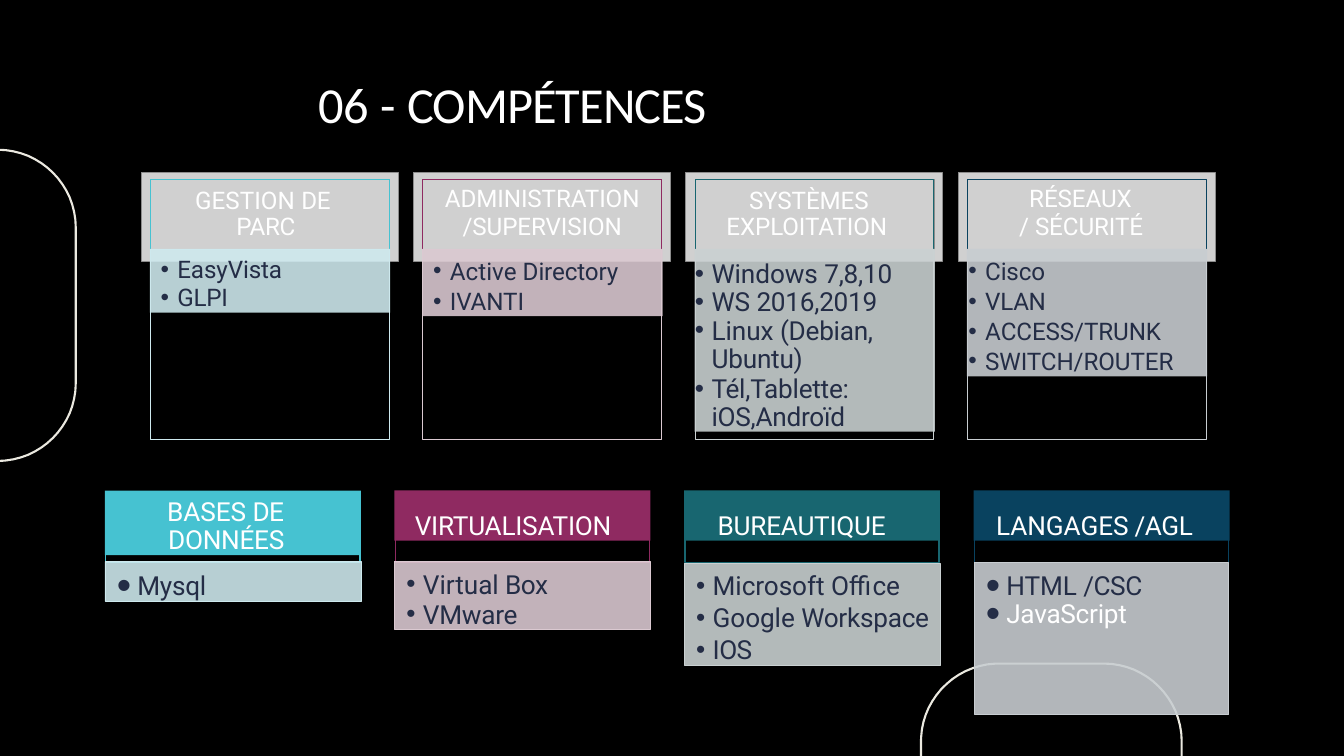
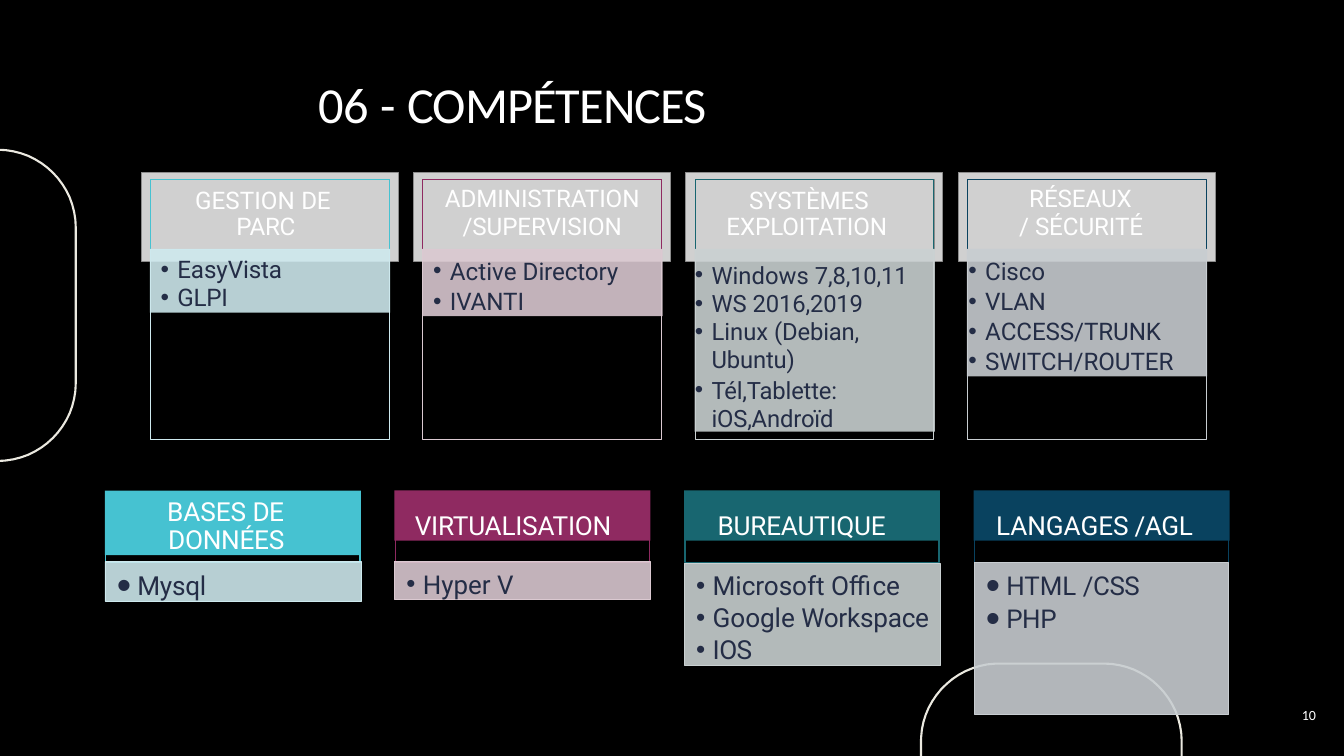
Before and after one commit to MrMblock/kizamo, a slide deck: slide 10 of src/pptx/presentation.pptx (slide 12 before the commit). Drawn at 1344x756 pixels with LibreOffice and Linux fonts; fonts in the diff are those of the drawing; grey boxes stand for pictures; background and template pictures are left out. Boxes give left, top, right and bottom in pixels: in the first picture for what was removed or moved away, otherwise in the second. Text is boxed around its words. In the diff, an @@ line names an element or a change of style, - is before the commit and + after.

```diff
--- a/src/pptx/presentation.pptx
+++ b/src/pptx/presentation.pptx
@@ text in rectangle at (x1=712, y1=266, x2=908, y2=287): text changed; size 18.7 to 17 pt @@
-• Windows 7,8,10
+• Windows 7,8,10,11
@@ text in rectangle at (x1=712, y1=295, x2=863, y2=432): size 18.7 to 17 pt in "WS 2016,2019", "Linux (Debian,", "Ubuntu)", "Tél,Tablette: iOS,Androïd" @@
@@ rectangle "Hyper V" resized from (x1=394, y1=562, x2=650, y2=629) to (x1=394, y1=562, x2=650, y2=600) @@
@@ text in rectangle at (x1=423, y1=575, x2=513, y2=600): text changed; size 18.7 to 18.5 pt @@
-• Virtual Box
-• VMware
+• Hyper V
@@ text at (x1=1006, y1=576, x2=1140, y2=628): text changed; size 18.7 to 18.5 pt @@
-• HTML /CSC
+• HTML /CSS
+• PHP
@@ text removed at (x1=1006, y1=604, x2=1127, y2=628) @@
-• JavaScript
@@ page number added at (x1=1302, y1=711, x2=1316, y2=720), 10 pt, text #FFFFFF @@
+10
```
Also in this commit, not shown: 11 other slides changed, 1 slide added, 3 slides removed, 3 other files.
